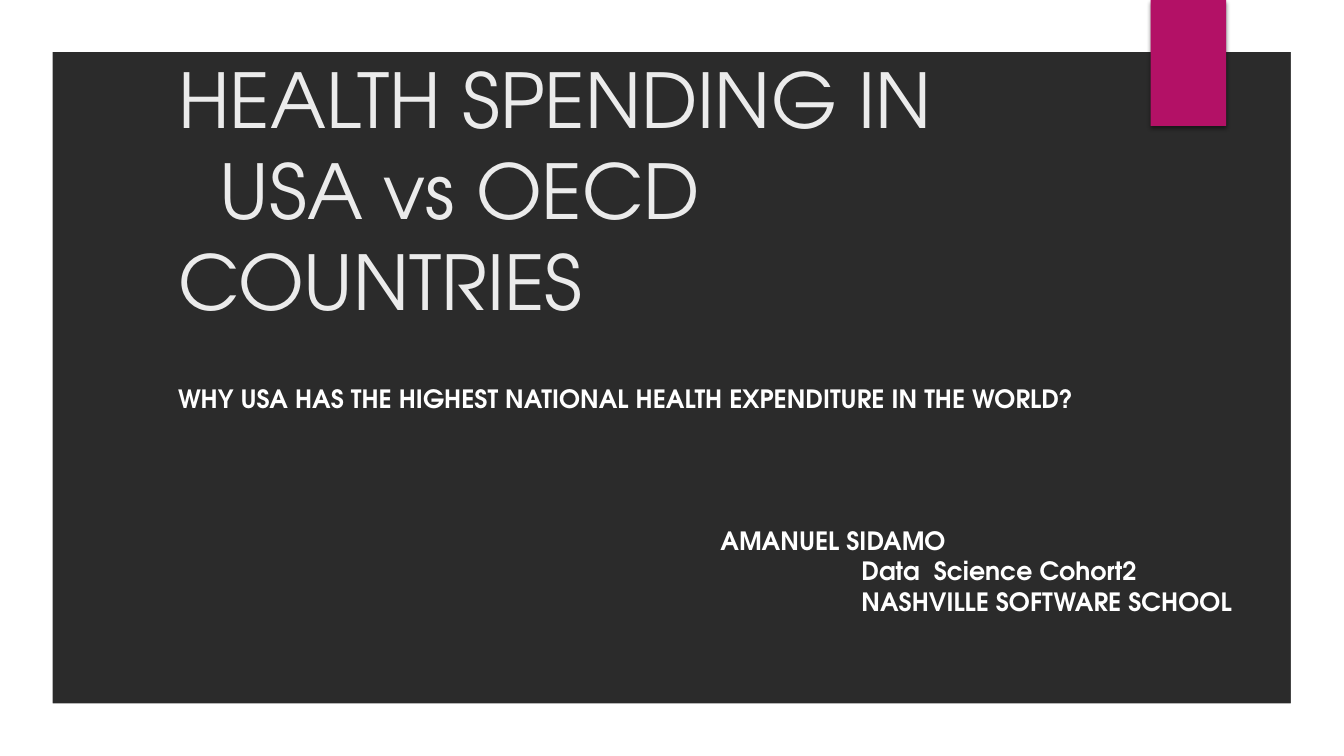
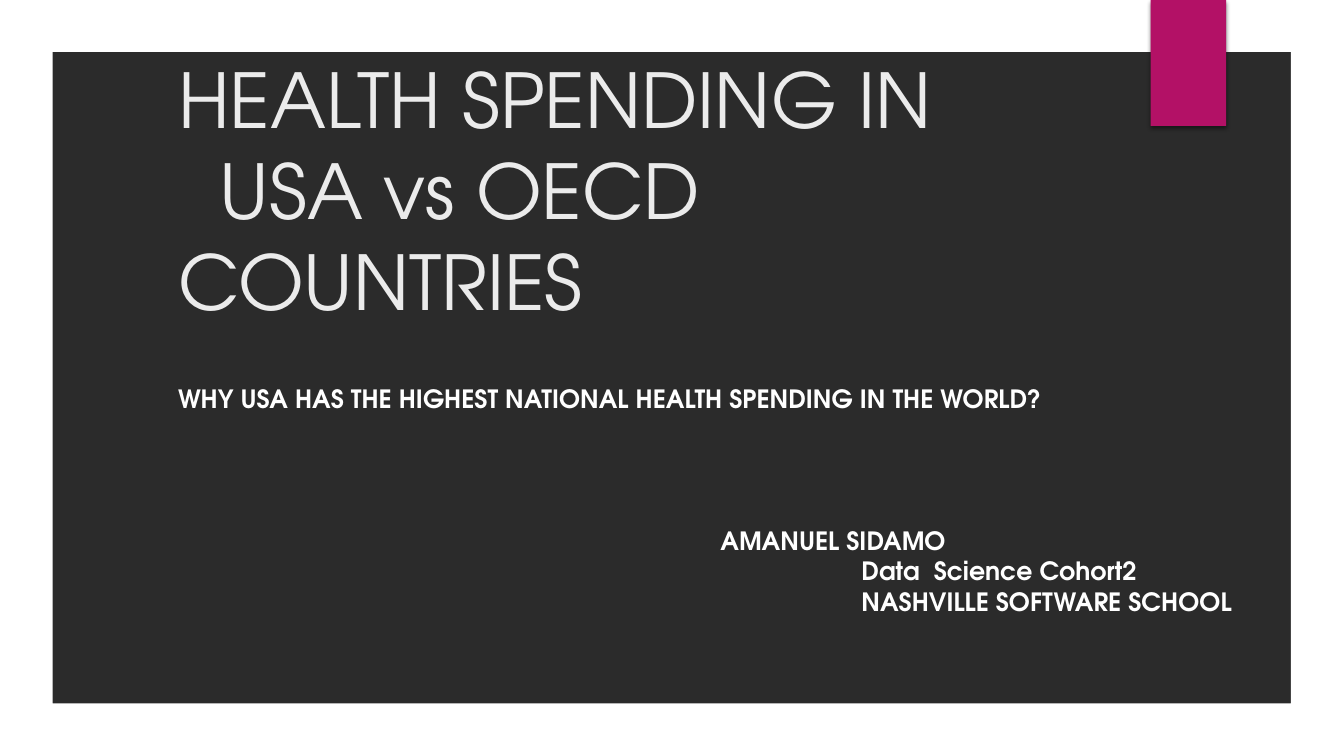
Before and after one commit to asidamo/Health-Spending-and-Outcomes, a slide deck: slide 1 of Mid Stone Presentation.pptx. Drawn at 1344x756 pixels with LibreOffice and Linux fonts; fonts in the diff are those of the drawing; background and template pictures are left out; a plain dark background stands for a picture behind light text. Boxes give left, top, right and bottom in pixels: in the first picture for what was removed or moved away, otherwise in the second. Text is boxed around its words. In the diff, an @@ line names an element or a change of style, - is before the commit and + after.

```diff
--- a/Mid Stone Presentation.pptx
+++ b/Mid Stone Presentation.pptx
@@ subtitle at (x1=178, y1=389, x2=1041, y2=409): text changed @@
-WHY USA HAS THE HIGHEST NATIONAL HEALTH EXPENDITURE IN THE WORLD?
+WHY USA HAS THE HIGHEST NATIONAL HEALTH SPENDING IN THE WORLD?
```
Also in this commit, not shown: 3 other slides changed, 1 slide added, 19 other files.
